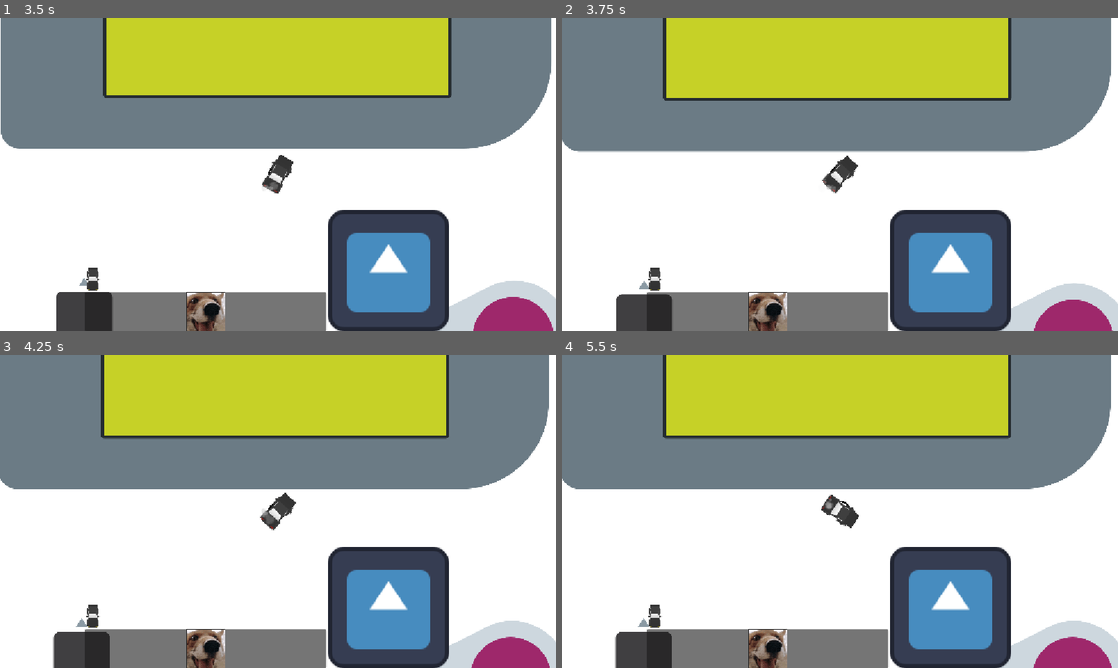
Above: before the commit, frames 1-4 (two rows, left to right).
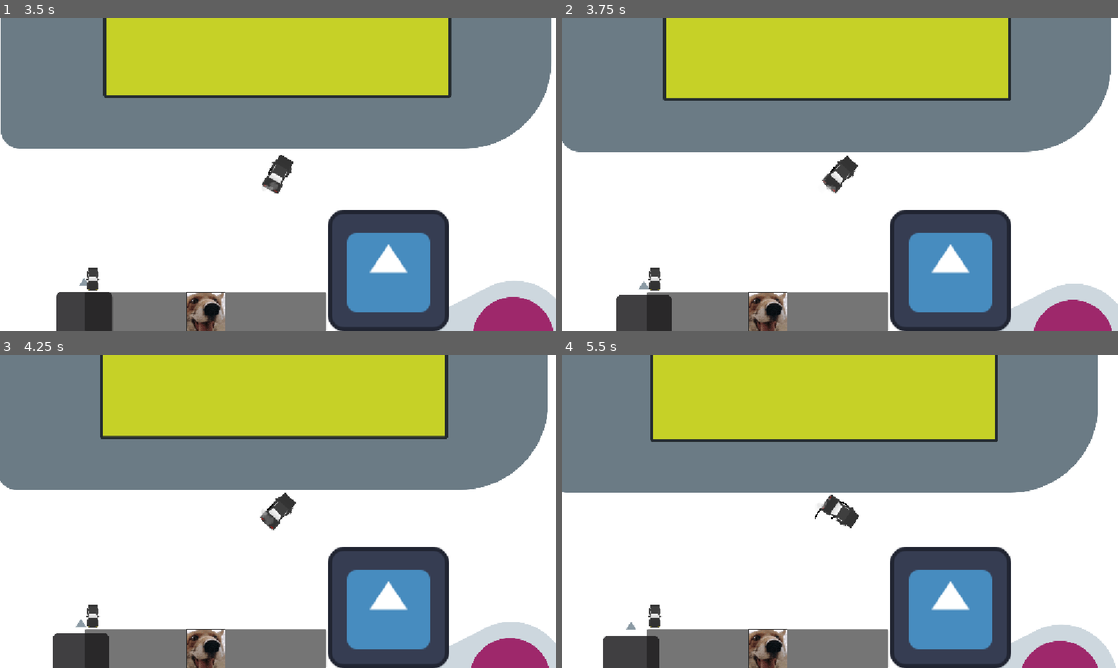
Above: after the commit, the same moments.

Repository: DBorgKiwami/game-jam-2
Game: Godot game, scene res://levels/testlevel.tscn
The game is run twice, just before and just after one commit, with the same random seed, the same clock (stepped at 60 frames per second) and the same inputs. The engine's default icon, where the game draws it, is replaced by a stand-in: a white triangle on a blue panel in a dark square.
Inputs (mouse positions are in pixels of both pictures, inside the frame that each line leads up to):
- Up to frame 1 (3.5 s): click (205, 312) at 0.5 s; click "Press me 10 times to win" at 1.25 s; click (94, 277) at 2 s; hold Right (turn_right) from 2.78 s (still down); hold Up (gas_pedal) from 2.78 s (still down)
- Up to frame 2 (3.75 s): release Right (turn_right) at 3.53 s; release Up (gas_pedal) at 3.53 s; hold Space (brakes) from 3.53 s (still down); tap Up (gas_pedal) at 3.6 s
- Up to frame 3 (4.25 s): keep holding Space (brakes)
- Up to frame 4 (5.5 s): release Space (brakes) at 4.28 s; hold Up (gas_pedal) 4.28-5.03 s; hold Right (turn_right) from 4.28 s (still down); tap Up (gas_pedal) at 5.1 s

Frame 1 is identical in both runs. In frame 2, 0.6% of the frame differs, in the area x 0-100%, y 0-100%; in frame 3, 1.2%; in frame 4, 6.2%.

Commit message:
Removed brake always breaking engine + Added timer to break random part (rn just engine)

Diff:
--- a/globals/car_stats.gd
+++ b/globals/car_stats.gd
@@ -5,12 +5,26 @@
 	SignalBus.connect("broken_part", _break_part)
 	SignalBus.connect("part_repaired", _fix_part)
 
-var engine : bool = true
-var wheel : bool = true
-var heating : bool = true
-var radio : bool = true
-var windshield : bool = true
-var aerial : bool = true
+var car_parts := {
+	"engine" = true
+	#"wheel" = true,
+	#"heating" = true,
+	#"radio" = true,
+	#"windshield" = true,
+	#"aerial" = true
+}
+
+# called from player/car script when timer sets off
+func break_something():
+	var part_to_break = car_parts.keys().pick_random()
+	# if not broken, break it
+	if car_parts[part_to_break]:
+		car_parts[part_to_break] = false
+		print("breaking", part_to_break)
+		SignalBus.broken_part.emit(car_parts.keys().find(part_to_break))
+	# else if everything is broken, exit
+	elif not true in car_parts.values(): return
+	else: break_something()
 
 # broken part signal received: update respective flag
 func _break_part(index : int):
@@ -19,7 +33,7 @@
 	match index:
 		car_part.ENGINE:
 			print("setting engine to false")
-			engine = false
+			car_parts["engine"] = false
 
 # fixed part signal received: update respective flag
 func _fix_part(index : int):
@@ -28,4 +42,4 @@
 	match index:
 		car_part.ENGINE:
 			print("setting engine to true")
-			engine = true
+			car_parts["engine"] = true
--- a/player/player.gd
+++ b/player/player.gd
@@ -48,9 +48,9 @@
 
 	# TEST WORKING CASE FOR BREAKING ENGINE
 	# TODO: actually breaking engine
-	if Input.is_action_just_pressed("brakes"):
-		print("braking caused engine to break. boohoo fix it.")
-		SignalBus.broken_part.emit(0)
+	#if Input.is_action_just_pressed("brakes"):
+		#print("braking caused engine to break. boohoo fix it.")
+		#SignalBus.broken_part.emit(0)
 
 	if Input.is_action_pressed("brakes"):
 		activeMaxSpeed = maxBrakingSpeed
@@ -68,7 +68,7 @@
 	# Movement Code
 	# Forward and Reverse car movement
 
-	if Input.is_action_pressed("gas_pedal") and CarStats.engine:
+	if Input.is_action_pressed("gas_pedal") and CarStats.car_parts["engine"]:
 		var accel = activeAccel * delta
 		forwardSpeed = clampf(forwardSpeed + accel, -maxSpeed, maxSpeed)
 	elif Input.is_action_pressed("reverse"):
@@ -108,4 +108,8 @@
 
 	rotating(delta)
 	move_and_slide()
+	print($Timer.time_left)
 	#print(velocity)
+
+func _on_timer_timeout() -> void:
+	CarStats.break_something()
--- a/player/playercar.tscn
+++ b/player/playercar.tscn
@@ -43,6 +43,7 @@
 gravity = Vector3(0, 0, 0)
 scale_min = 0.01
 scale_max = 0.01
+color = Color(0, 0, 0, 1)
 color_ramp = SubResource("GradientTexture1D_axjsj")
 
 [node name="Car" type="CharacterBody2D" unique_id=2090852087 node_paths=PackedStringArray("sprite", "particleEffectPivotPoint")]
@@ -103,3 +104,9 @@
 lifetime = 10.0
 fixed_fps = 144
 process_material = SubResource("ParticleProcessMaterial_57qmd")
+
+[node name="Timer" type="Timer" parent="." unique_id=1379835781]
+wait_time = 5.0
+autostart = true
+
+[connection signal="timeout" from="Timer" to="." method="_on_timer_timeout"]
--- a/ui/toolbar.gd
+++ b/ui/toolbar.gd
@@ -1,15 +1,15 @@
 extends CanvasLayer
 
 func _ready() -> void:
-	SignalBus.connect("broken_part", _break_part)
+	#SignalBus.connect("broken_part", _break_part)
 	SignalBus.connect("part_repaired", _fix_part)
 
 # broken part signal received: enable respective button
-func _break_part(index : int):
-	match index:
-		CarStats.engine:
-			pass
-			print("engine broken!")
+#func _break_part(index : int):
+	#match index:
+		#CarStats.engine:
+			#pass
+			#print("engine broken!")
 
 # fixed part signal received: disable respective button and minigame
 func _fix_part(index : int):
